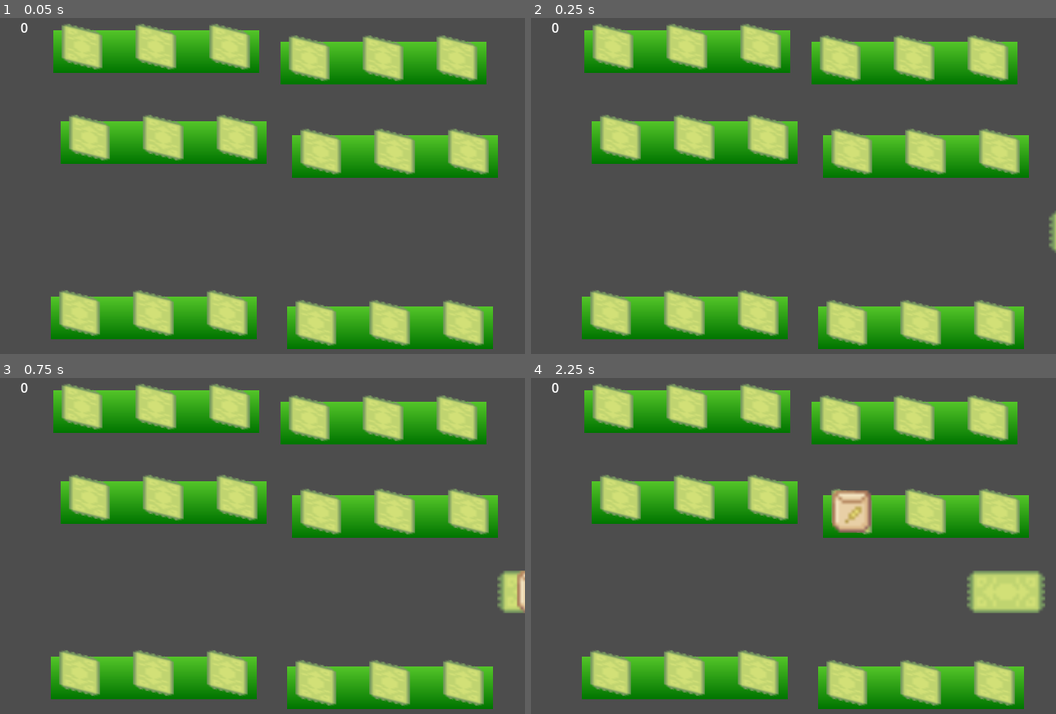
Above: before the commit, frames 1-4 (two rows, left to right).
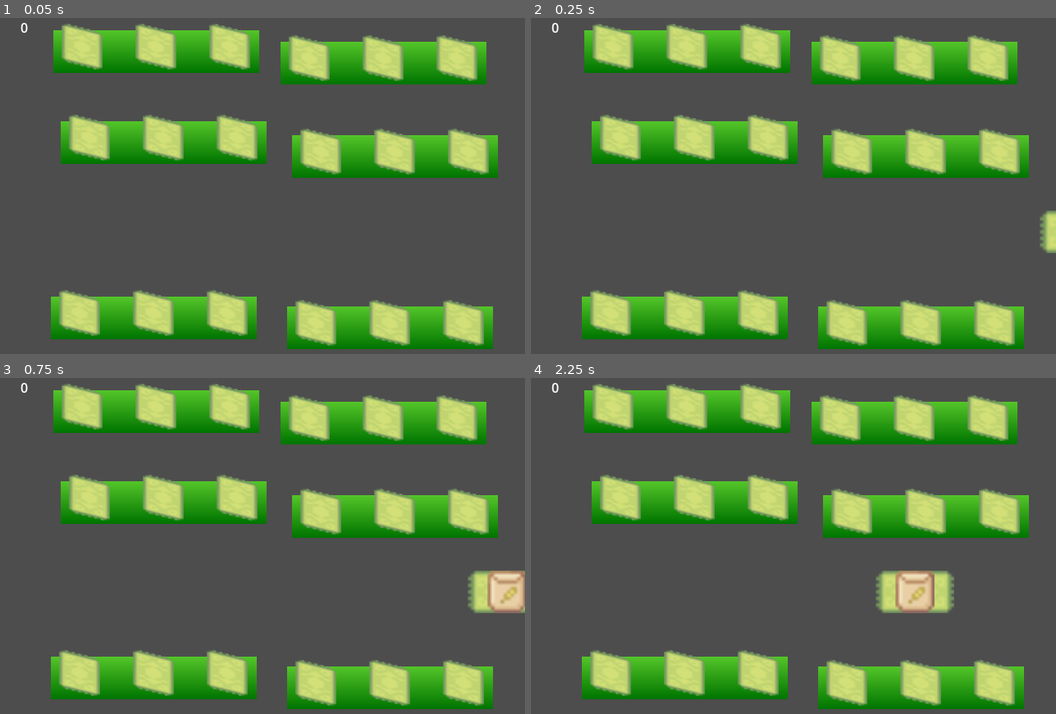
Above: after the commit, the same moments.

Repository: andrewcrisp/shelfsortinggame
Game: Godot game, scene res://scenes/level.tscn
Same seed, same stepped clock (60 frames per second), same inputs: the game is played once before the commit and once after it.
Inputs (mouse positions are in pixels of both pictures, inside the frame that each line leads up to):
- Up to frame 1 (0.05 s): no input
- Up to frame 2 (0.25 s): no input
- Up to frame 3 (0.75 s): move the mouse to (378, 542) at 0.52 s; click (378, 542) at 0.6 s
- Up to frame 4 (2.25 s): move the mouse to (1045, 593) at 1.27 s; click (1045, 593) at 1.35 s; move the mouse to (846, 475) at 2.02 s; click (846, 475) at 2.1 s

Frame 1 is identical in both runs. In frame 2, 0.3% of the frame differs, in the area x 96-100%, y 57-70%; in frame 3, 1.3%; in frame 4, 4.5%, in the area x 57-98%, y 33-70%.

Commit message:
Extract velocity

Diff:
--- a/scripts/conveyor.gd
+++ b/scripts/conveyor.gd
@@ -6,13 +6,12 @@
 var spots: Array
 var spawner = null
 var item_spawner
+var velocity = 100
 
 func _process(delta: float) -> void:
-	$Path2D/PathFollow2D.h_offset += 50 * delta
+	$Path2D/PathFollow2D.h_offset += velocity * delta
 	if spots.is_empty():
 		SpawnSpot()
-	#else:
-		#print(str(spots[0].position))
 
 func _ready() -> void:
 	spot = preload("res://scenes/spot.tscn")
